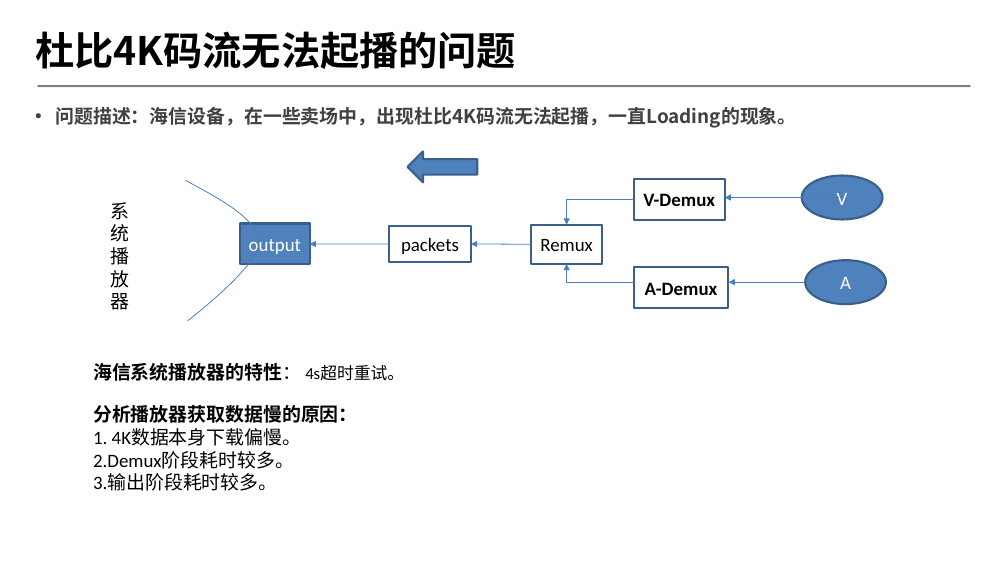
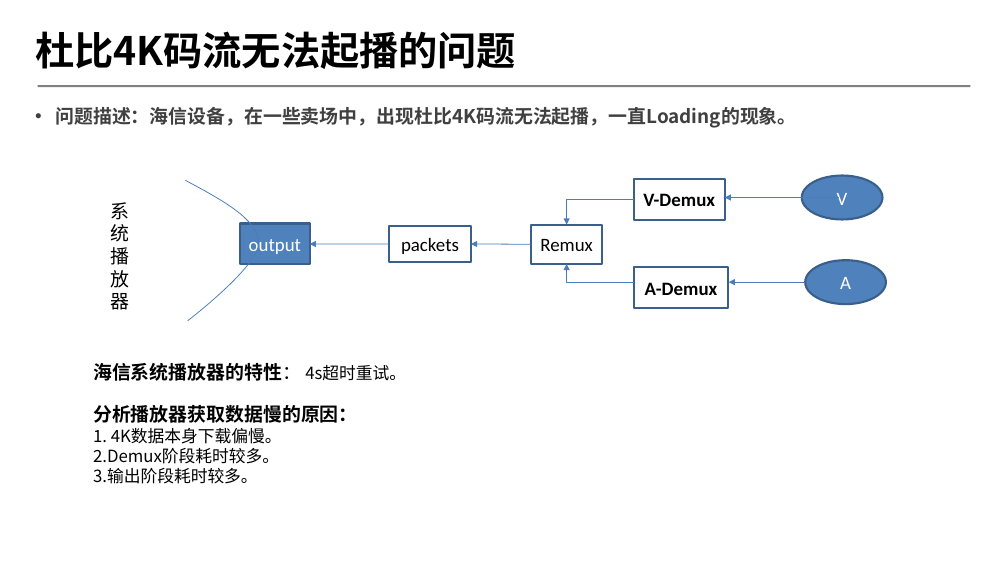
Before and after one commit to byrgyj/Document, a slide deck: slide 6 of ISO_IEC_Document/mpegts/ppt/2018-第四季度季度会报告.pptx. Drawn at 1008x567 pixels with LibreOffice and Linux fonts; fonts in the diff are those of the drawing; background and template pictures are left out. Boxes give left, top, right and bottom in pixels: in the first picture for what was removed or moved away, otherwise in the second. Text is boxed around its words. In the diff, an @@ line names an element or a change of style, - is before the commit and + after.

```diff
--- a/ISO_IEC_Document/mpegts/ppt/2018-第四季度季度会报告.pptx
+++ b/ISO_IEC_Document/mpegts/ppt/2018-第四季度季度会报告.pptx
@@ right arrow removed at [408,151,477,182] @@
@@ text "海信系统播放器的特性： 4s超时重试。" at [93,363,406,484]: font Calibri to Noto Sans CJK SC; size 18 to 16 pt in "1. 4K数据本身下载偏慢。", "2.Demux阶段耗时较多。", "3.输出阶段耗时较多。" @@
```
Also in this commit, not shown: 5 other slides changed, 2 slides added.
